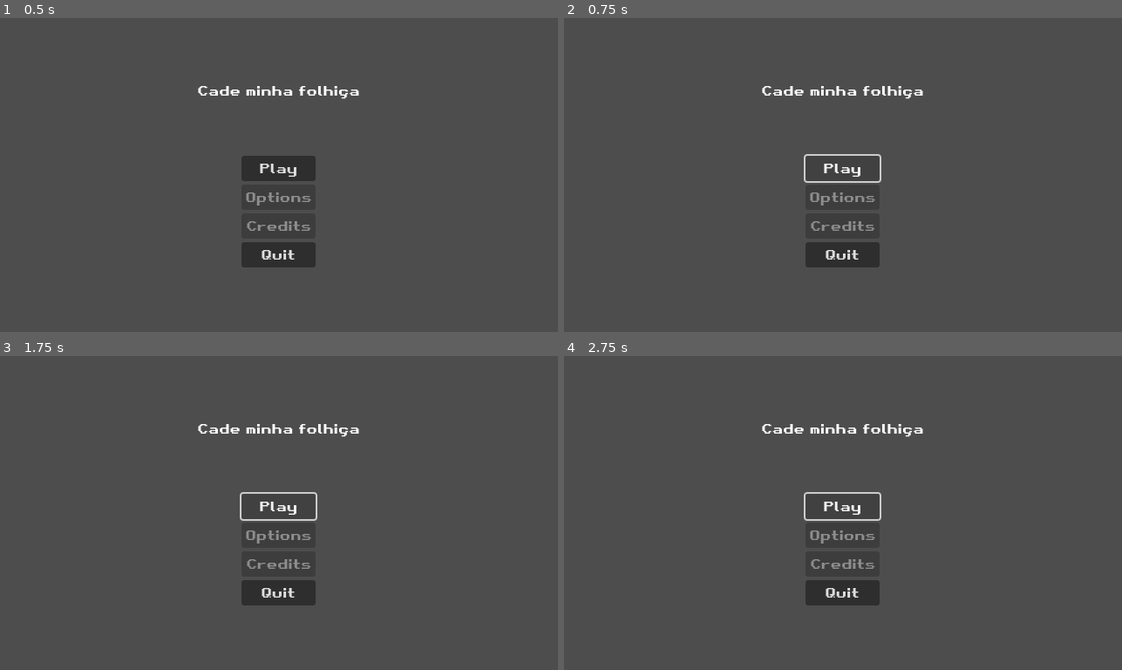
Above: before the commit, frames 1-4 (two rows, left to right).
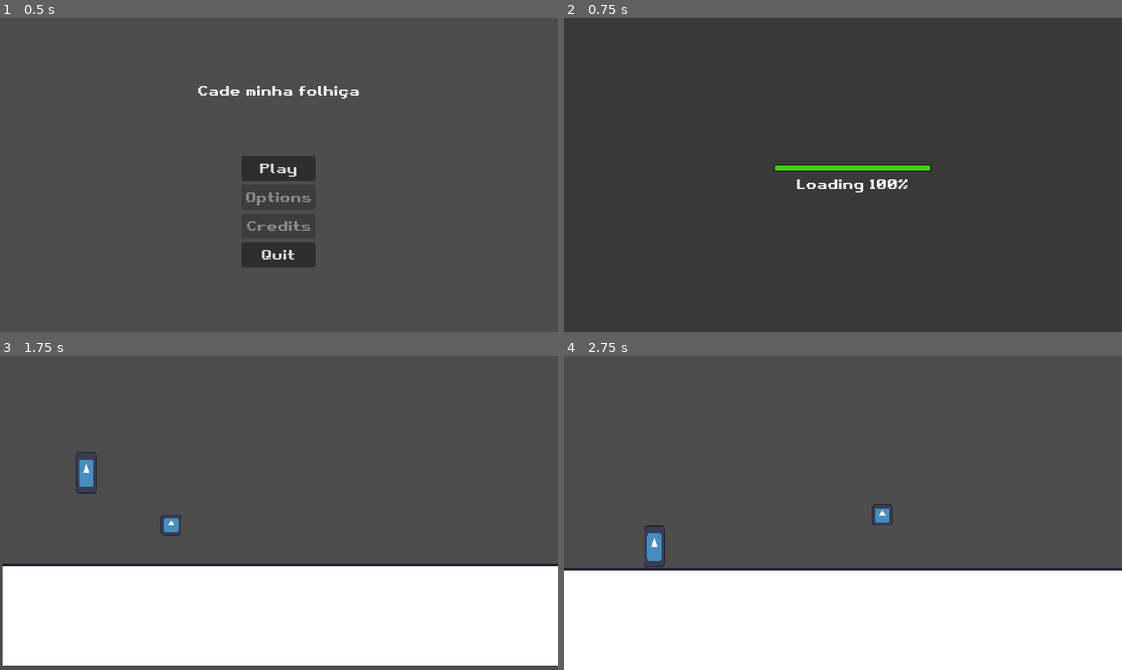
Above: after the commit, the same moments.

Repository: dyriusdev/cade_minha_folhica
Game: Godot game, scene res://src/scenes/gui/start_menu.tscn
Same seed, same stepped clock (60 frames per second), same inputs: the game is played once before the commit and once after it. The engine's default icon, where the game draws it, is replaced by a stand-in: a white triangle on a blue panel in a dark square.
Inputs (mouse positions are in pixels of both pictures, inside the frame that each line leads up to):
- Up to frame 1 (0.5 s): no input
- Up to frame 2 (0.75 s): click "Play" at 0.5 s
- Up to frame 3 (1.75 s): click (279, 506) at 1.25 s, where only the run before the commit has a clickable "Play"
- Up to frame 4 (2.75 s): hold D (walk_right) from 2.03 s (still down); tap Space (act_jump) at 2.27 s

Frame 1 is identical in both runs. In frame 2, 2.1% of the frame differs, in the area x 35-66%, y 21-77%; in frame 3, 34%; in frame 4, 34%, in the area x 0-100%, y 21-100%.
Error before the commit: Parse Error: Could not find type "Effect" in the current scope. (res://src/singletons/Events.gd:13)

Commit message:
Revert "Correção de pequenos erros"
This reverts commit bdc2fa2417738649b8e4f4ce3373cdc72fa289d4.

Diff:
--- /dev/null
+++ b/src/classes/effects/Effect.gd
@@ -0,0 +1 @@
+class_name Effect extends Node2D
--- /dev/null
+++ b/src/classes/entities/Entity.gd
@@ -0,0 +1,78 @@
+"""
+Classe que serve de base para todas as entidades
+"""
+class_name Entity extends CharacterBody2D
+
+@onready var gravity : int = ProjectSettings.get_setting("physics/2d/default_gravity")
+
+
+
+@export_group("Entity")
+@export var controllable : bool = false
+
+@export_subgroup("Physic")
+@export var gravity_influence : bool = true
+@export var acceleration : float = 0.5
+@export var friction : float = 0.25
+@export var knockback_modifier : float = 16
+@export var move_speed : int = 13
+@export var jump_speed : int = 300
+
+
+@export_subgroup("Animation")
+@export_node_path("Sprite2D") var sprite_path : NodePath = ""
+@export_node_path("AnimationPlayer") var anim_path : NodePath = ""
+@export_node_path("AnimationTree") var tree_path : NodePath = ""
+
+
+
+var is_alive : bool = true
+
+var can_move : bool = true
+var is_walking : bool = false
+var is_jumping : bool = false
+
+var last_direction : Vector2 = Vector2.ZERO
+
+func _ready() -> void:
+	pass
+
+func _physics_process(delta : float) -> void:
+	if is_alive:
+		if gravity_influence:
+			velocity.y += gravity * delta
+
+		if controllable or can_move:
+			move()
+	pass
+
+# Metodos base para todas as entidades
+
+func move() -> void:
+	move_and_slide()
+	pass
+
+func died() -> void:
+	is_alive = false
+	pass
+
+func apply_knockback(origin : Vector2) -> void:
+	var dir : Vector2 = origin.direction_to(global_position)
+	var strength : float = knockback_modifier * 2
+	global_position.x += dir.x * strength
+	pass
+
+func create_effect(packed : PackedScene, origin : Vector2 = global_position) -> Node2D:
+	if is_instance_valid(packed):
+		var effect = packed.instantiate()
+		Events.add_effect.emit(effect, origin)
+		return effect
+	return null
+
+func throw_projectile(packed : PackedScene, dir : Vector2) -> void:
+	var projectile : Projectile = create_effect(packed)
+	if is_instance_valid(projectile):
+		var projectile_rotation : float = dir.angle()
+		projectile.global_position = dir
+		projectile.rotation = projectile_rotation
+	pass
--- /dev/null
+++ b/src/classes/entities/Hitbox.gd
@@ -0,0 +1,3 @@
+class_name Hitbox extends Area2D
+
+@export var damage : int = 1
--- /dev/null
+++ b/src/classes/entities/Hurtbox.gd
@@ -0,0 +1 @@
+class_name Hurtbox extends Area2D
--- /dev/null
+++ b/src/classes/entities/Projectile.gd
@@ -0,0 +1,27 @@
+class_name Projectile extends Hitbox
+
+const SPEED : int = 100
+
+func _ready() -> void:
+	area_entered.connect(_on_area_entered)
+	body_entered.connect(_on_body_entered)
+	pass
+
+func _physics_process(delta : float) -> void:
+	var dir : Vector2 = Vector2.RIGHT.rotated(rotation)
+	global_position += SPEED * dir * delta
+	pass
+
+func destroy() -> void:
+	call_deferred("queue_free")
+	pass
+
+# Eventos
+
+func _on_area_entered(_area : Area2D) -> void:
+	destroy()
+	pass
+
+func _on_body_entered(_body : Node2D):
+	destroy()
+	pass
--- /dev/null
+++ b/src/classes/utils/interactable.gd
@@ -0,0 +1,60 @@
+@tool
+class_name Interactable extends Area2D
+
+@export var detect_body : bool :
+	set(value):
+		detect_body = value
+		detect_area = !value
+		setup_signals()
+
+@export var detect_area : bool :
+	set(value):
+		detect_area = value
+		detect_body = !value
+		setup_signals()
+
+@export var entered_method : String = ""
+@export var exited_method : String = ""
+
+func _ready() -> void:
+	add_to_group("interactive", true)
+	pass
+
+func setup_signals() -> void:
+	if detect_area:
+		area_entered.connect(_on_area_entered)
+		area_exited.connect(_on_area_exited)
+
+		body_entered.disconnect(_on_body_entered)
+		body_exited.disconnect(_on_body_exited)
+	elif detect_body:
+		body_entered.connect(_on_body_entered)
+		body_exited.connect(_on_body_exited)
+
+		area_entered.disconnect(_on_area_entered)
+		area_exited.disconnect(_on_area_exited)
+	pass
+
+func to_call(node, method) -> void:
+	if node.has_method(method):
+		node.call(method)
+	pass
+
+
+
+func _on_area_entered(node : Node2D) -> void:
+	to_call(node, entered_method)
+	pass
+
+func _on_area_exited(node : Node2D) -> void:
+	to_call(node, exited_method)
+	pass
+
+
+func _on_body_entered(node : Node2D) -> void:
+	to_call(node, entered_method)
+	pass
+
+func _on_body_exited(node : Node2D) -> void:
+	to_call(node, exited_method)
+	pass
--- a/src/scenes/characters/blob.tscn
+++ b/src/scenes/characters/blob.tscn
@@ -2,7 +2,7 @@
 
 [ext_resource type="Script" path="res://src/scenes/characters/blob.gd" id="1_bqtbp"]
 [ext_resource type="Texture2D" uid="uid://lfl563oflsoe" path="res://icon.svg" id="2_rkmeo"]
-[ext_resource type="Script" path="res://src/classes/entities/hurtbox.gd" id="3_h1ni0"]
+[ext_resource type="Script" path="res://src/classes/entities/Hurtbox.gd" id="3_h1ni0"]
 
 [sub_resource type="RectangleShape2D" id="RectangleShape2D_g0xry"]
 size = Vector2(128, 32)
--- a/src/scenes/objects/projectiles/projectile_test.tscn
+++ b/src/scenes/objects/projectiles/projectile_test.tscn
@@ -1,6 +1,6 @@
 [gd_scene load_steps=3 format=3 uid="uid://bweiuk6qfnurr"]
 
-[ext_resource type="Script" path="res://src/classes/objects/projectile.gd" id="1_5d47i"]
+[ext_resource type="Script" path="res://src/classes/entities/Projectile.gd" id="1_5d47i"]
 
 [sub_resource type="RectangleShape2D" id="RectangleShape2D_8lumi"]
 size = Vector2(16, 16)
--- a/src/scenes/test.gd
+++ b/src/scenes/test.gd
@@ -7,8 +7,6 @@
 	pass
 
 func add_effect(effect : Node2D, origin : Vector2) -> void:
-	Logger.event("Adding effect")
-
 	effect_container.call_deferred("add_child", effect)
 	effect.global_position = origin
 	pass
--- a/src/singletons/Globals.gd
+++ b/src/singletons/Globals.gd
@@ -5,7 +5,3 @@
 
 var loading_scene : PackedScene = preload("res://src/scenes/gui/loading.tscn")
 var next_scene = ""
-
-func _ready() -> void:
-	Logger.event("Starting game")
-	pass
